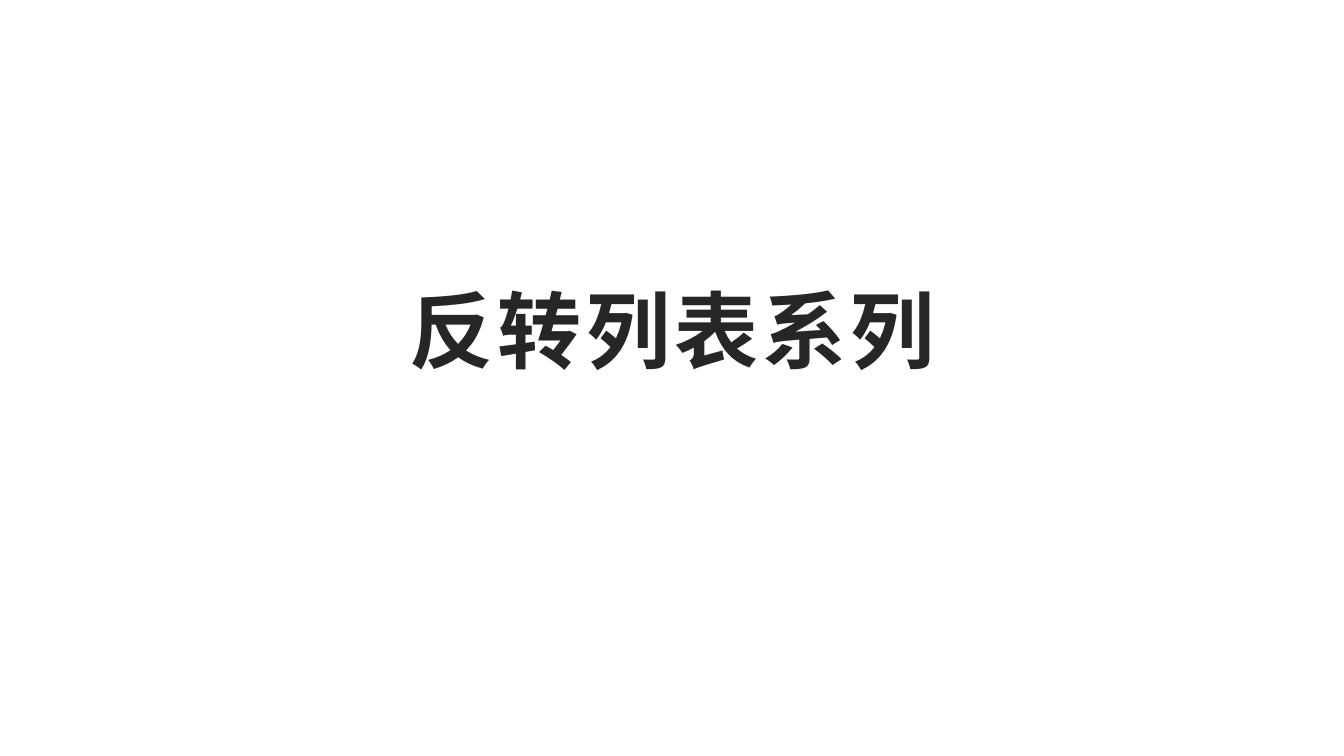
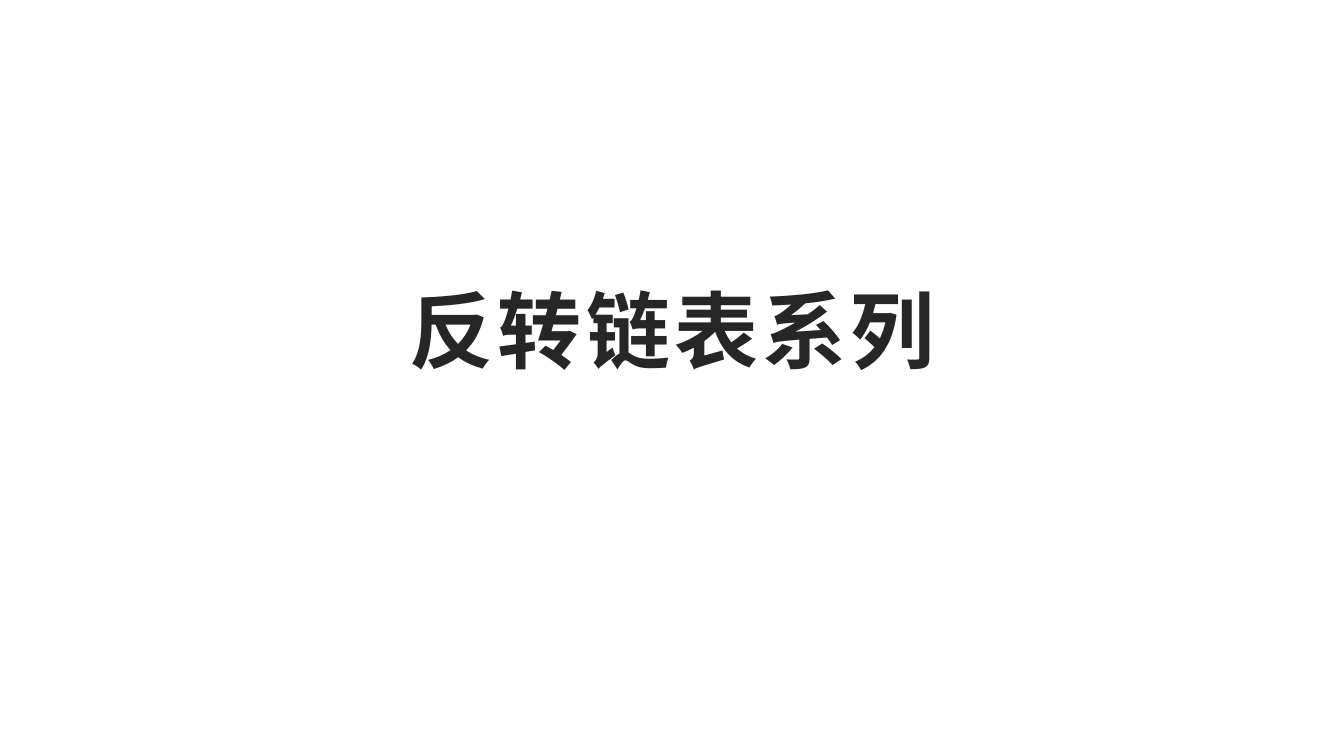
Before and after one commit to jj56313751/weijing-studybook, a slide deck: slide 1 of 算法/数据结构/链表/反转列表系列.pptx. Drawn at 1344x756 pixels with LibreOffice and Linux fonts; fonts in the diff are those of the drawing. Boxes give left, top, right and bottom in pixels: in the first picture for what was removed or moved away, otherwise in the second. Text is boxed around its words. In the diff, an @@ line names an element or a change of style, - is before the commit and + after.

```diff
--- a/算法/数据结构/链表/反转列表系列.pptx
+++ b/算法/数据结构/链表/反转列表系列.pptx
@@ title at (410, 290, 935, 370): text changed @@
-反转列表系列
+反转链表系列
```
Also in this commit, not shown: 3 other files.
